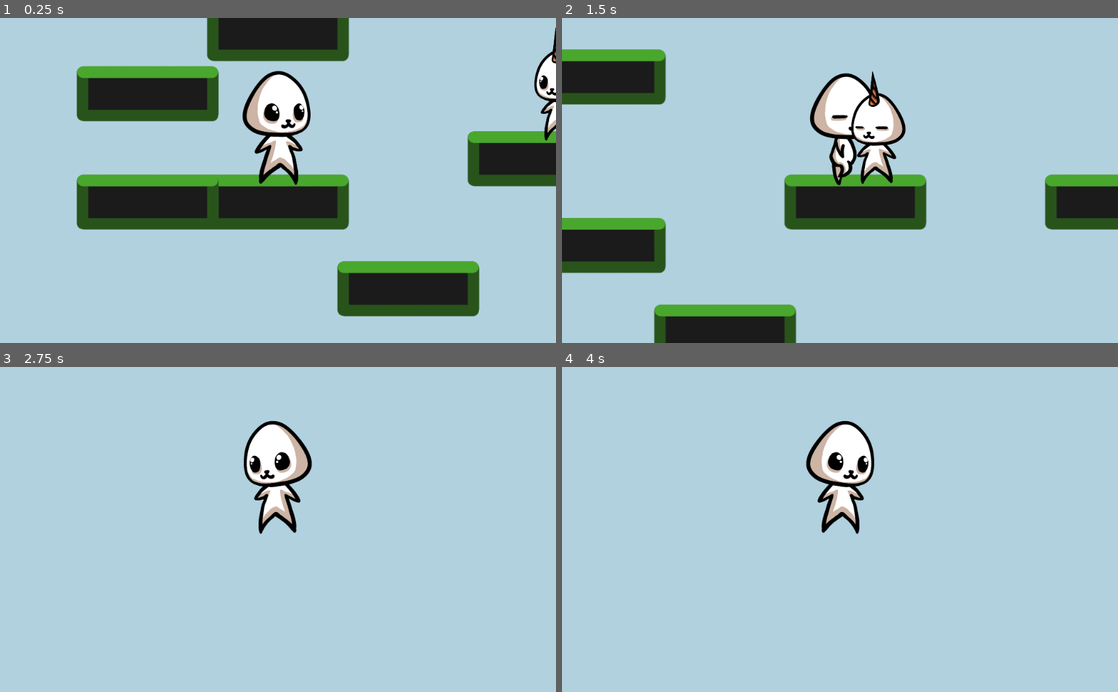
Above: before the commit, frames 1-4 (two rows, left to right).
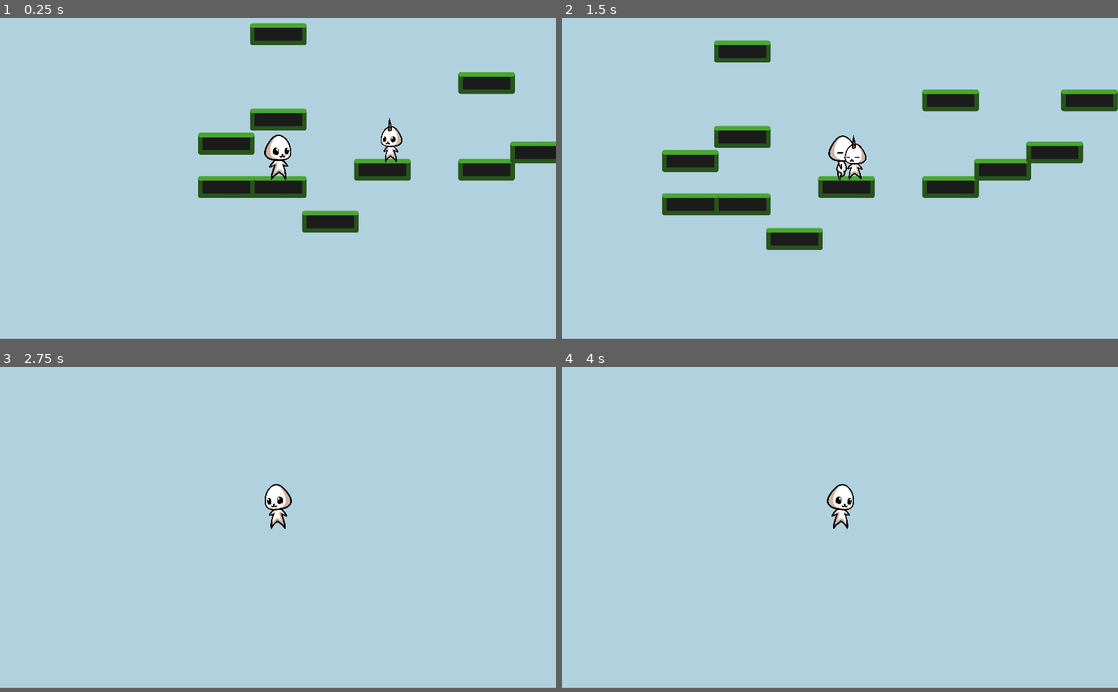
Above: after the commit, the same moments.

Repository: notapixelstudio/evolvania2
Game: Godot game, scene res://World.tscn
The game is run twice, just before and just after one commit, with the same random seed, the same clock (stepped at 60 frames per second) and the same inputs.
Inputs:
- Up to frame 1 (0.25 s): no input
- Up to frame 2 (1.5 s): tap Enter (ui_accept) at 0.5, 0.77 s; hold Right (ui_right) from 0.53 s (still down)
- Up to frame 3 (2.75 s): tap Enter (ui_accept) at 1.52 s; release Right (ui_right) at 2.03 s; hold Left (ui_left) from 2.03 s (still down)
- Up to frame 4 (4 s): tap Enter (ui_accept) at 2.75, 3.02, 3.5, 3.77 s; release Left (ui_left) at 2.78 s; hold Right (ui_right) from 2.78 s (still down)
In our replay, the window is 800x468 before the commit and 800x462 after it. These sizes can differ from the game's own. Grey fills any space a smaller window leaves; there, only what the larger window draws over its background counts as a difference.

The runs differ from the first frame. In frame 1, 28% of the frame differs, in the area x 13-100%, y 0-92%; in frame 2, 27%; in frame 3, 2.6%; in frame 4, 2.6%.

Commit message:
screen size fixes + figures fixes

Diff:
--- a/godot/levels/Horn000.tscn
+++ b/godot/levels/Horn000.tscn
@@ -33,10 +33,17 @@
 } ]
 0/z_index = 0
 
-[node name="Level" instance=ExtResource( 1 )]
+[sub_resource type="RectangleShape2D" id=3]
+extents = Vector2( 160, 400 )
+
+[node name="Level" index="0" instance=ExtResource( 1 )]
 
 [node name="HUD" parent="." index="0"]
 editor/display_folded = true
+
+[node name="LifeCounter" parent="HUD" index="0"]
+life = 3
+max_life = 3
 
 [node name="old_book_texture" type="Sprite" parent="." index="1"]
 position = Vector2( 1280, -560 )
@@ -71,12 +78,22 @@
 editor/display_folded = true
 position = Vector2( -2320, 1840 )
 
+[node name="CollisionShape2D" parent="fig002/ShowArea" index="0"]
+position = Vector2( 560, -160.01 )
+
 [node name="Text" type="Sprite" parent="fig002" index="2"]
 texture = ExtResource( 6 )
 
 [node name="fig003" parent="." index="6" instance=ExtResource( 4 )]
 editor/display_folded = true
 position = Vector2( 2520, 2320 )
+
+[node name="CollisionShape2D" parent="fig003/ShowArea" index="0"]
+position = Vector2( -400, -520 )
+
+[node name="CollisionShape2D2" type="CollisionShape2D" parent="fig003/ShowArea" index="1"]
+position = Vector2( 400, -520 )
+shape = SubResource( 3 )
 
 [node name="Text" type="Sprite" parent="fig003" index="2"]
 texture = ExtResource( 7 )
@@ -100,4 +117,9 @@
 position = Vector2( 2520, 1844.5 )
 
 [node name="Exit" parent="." index="9" instance=ExtResource( 11 )]
-to_level = "res://levels/Horn000.tscn"
+to_level = "res://levels/Horn001.tscn"
+
+
+[editable path="fig002"]
+
+[editable path="fig003"]
--- a/godot/project.godot
+++ b/godot/project.godot
@@ -25,8 +25,12 @@
 
 [display]
 
+window/size/width=2560
+window/size/height=1480
 window/size/resizable=false
 window/size/fullscreen=true
+window/stretch/mode="2d"
+window/stretch/aspect="keep"
 
 [input]
 
Not shown: 1 places in godot/levels/Horn000.tscn that only renumber resources
